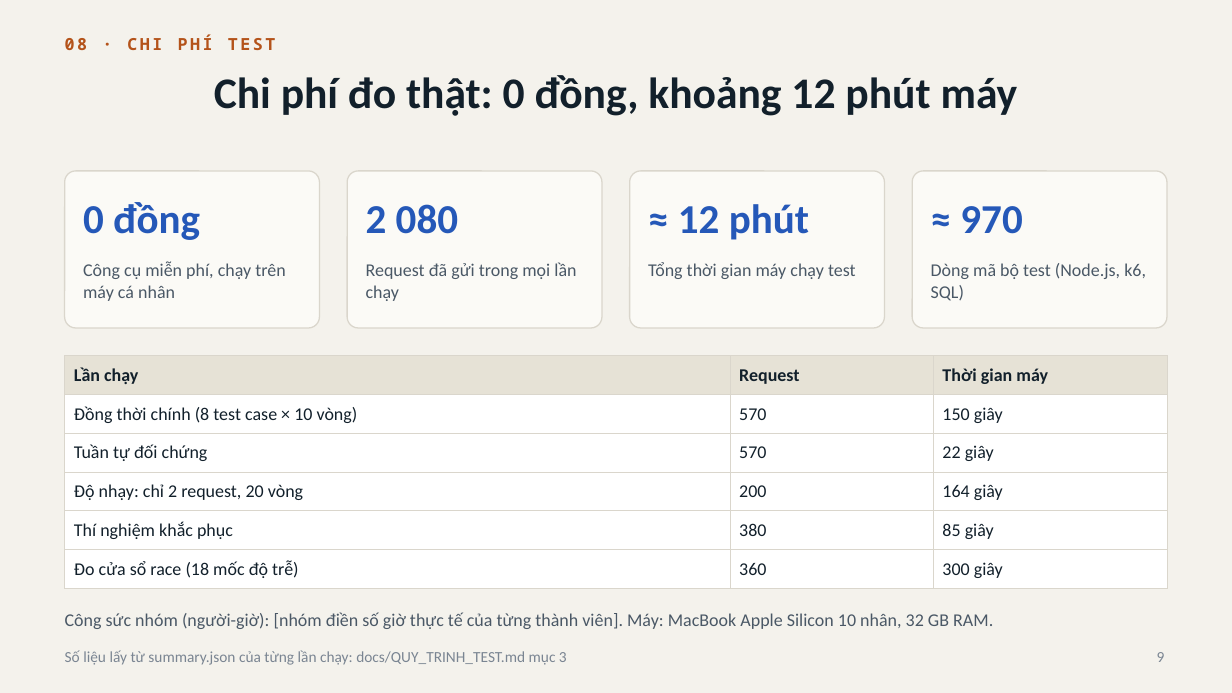
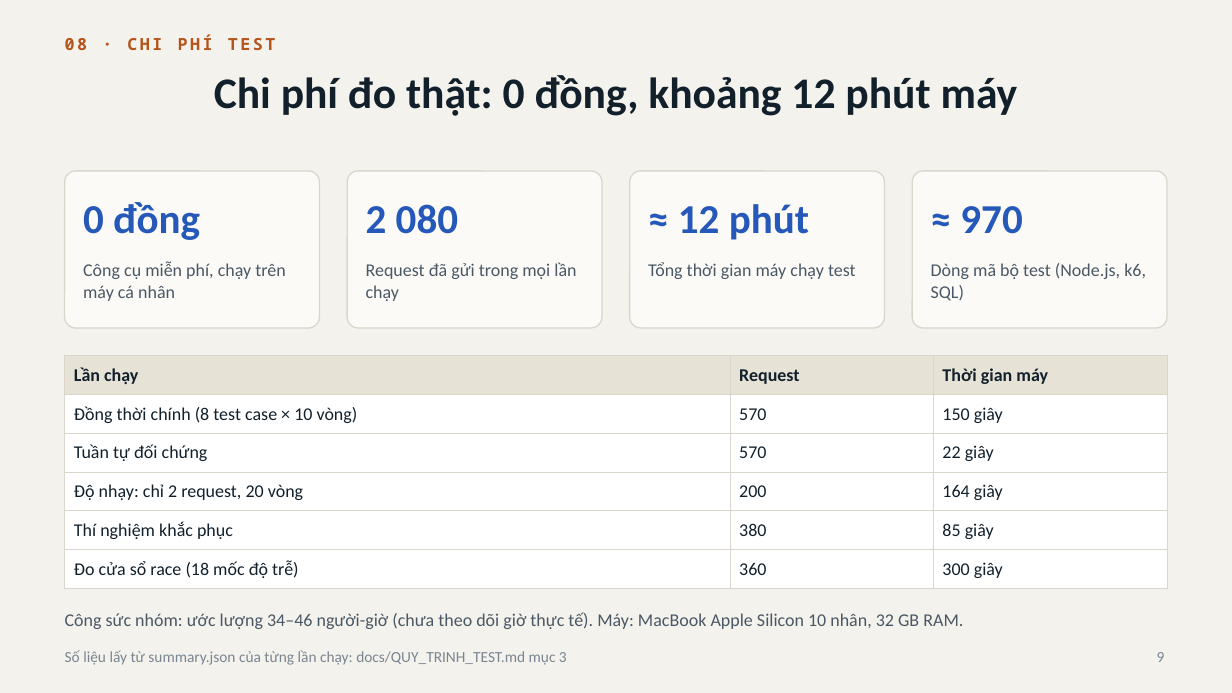
Before and after one commit to 2312741-sudo/kiem_thu_pm, a slide deck: slide 9 of docs/BAO_CAO_GIUA_KY_R05-K15.pptx. Drawn at 1232x693 pixels with LibreOffice and Linux fonts; fonts in the diff are those of the drawing. Boxes give left, top, right and bottom in pixels: in the first picture for what was removed or moved away, otherwise in the second. Text is boxed around its words. In the diff, an @@ line names an element or a change of style, - is before the commit and + after.

```diff
--- a/docs/BAO_CAO_GIUA_KY_R05-K15.pptx
+++ b/docs/BAO_CAO_GIUA_KY_R05-K15.pptx
@@ text at box(65, 612, 963, 629): text changed @@
-Công sức nhóm (người-giờ): [nhóm điền số giờ thực tế của từng thành viên]. Máy: MacBook Apple Silicon 10 nhân, 32 GB RAM.
+Công sức nhóm: ước lượng 34–46 người-giờ (chưa theo dõi giờ thực tế). Máy: MacBook Apple Silicon 10 nhân, 32 GB RAM.
```
Also in this commit, not shown: 4 other files.
